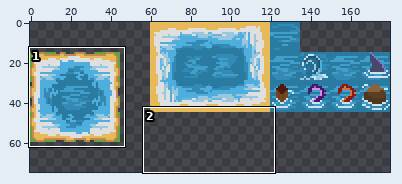
File history of a sprite sheet, src/main/resources/fantasyOcean.png. Above: a wide view before the commit, with the close-up outlined.
Close-up. First the earlier version:
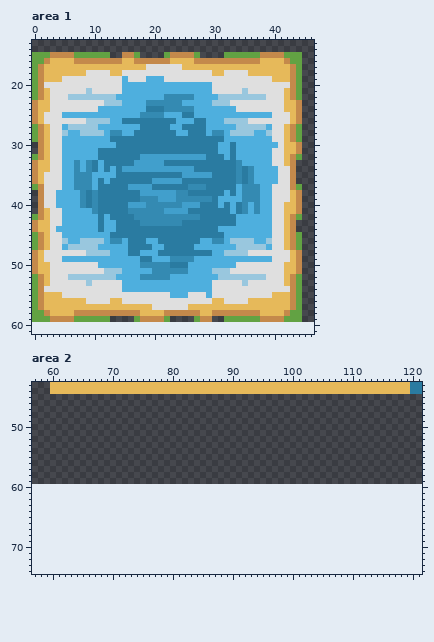
The file is 180x60 pixels. Shown: area 1: x 0..46, y 13..61; area 2: x 57..121, y 43..74. The old version is drawn lined up with the new one, on the new canvas. The commit also changed other parts of the picture, which this record leaves out.
New version:
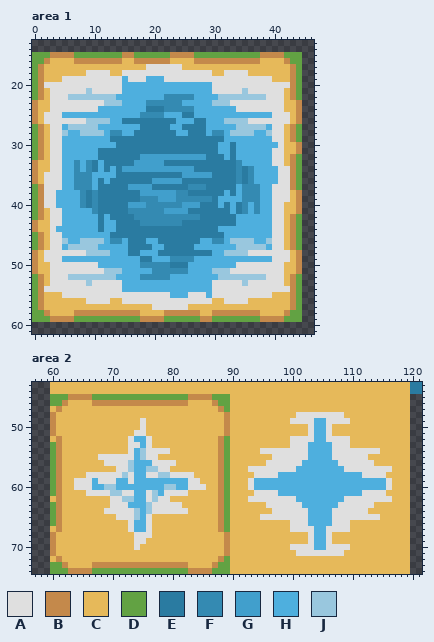
Palette (. is transparent): A #dfdfdf  B #c4894b  C #e6b95a  D #62a243  E #2a7ba1  F #348ab2  G #419fcc  H #4eafde  J #99c7de
From old to new:
canvas 180x60 -> 180x75
--- area 1
@@ x 11..33 @@
 14 .......................
-15 DD..BBD....DBBBBD....DD
+15 DDDDBBDDDDDDBBBBDDDDDDD
 16 BBBBCCBBBBBBCCCCBBBBBBB
@@ x 0..46 @@
 29 DBCAAHHHHHHHHEEEEEEEEEEEEEEEEEEEHHHHHHHHAACBD..
-30 .BCAAHHHHHHHHHEEEEEEEEEEEEEEEEEHHEHHHHHHHACCB..
-31 .BCAAHHHHHHEEEEEEEEEEEEEEEEEEEEHHEHHHHHHAACCB..
+30 DBCAAHHHHHHHHHEEEEEEEEEEEEEEEEEHHEHHHHHHHACCB..
+31 DBCAAHHHHHHEEEEEEEEEEEEEEEEEEEEHHEHHHHHHAACCB..
 32 DBCAAHHHHHHEEEEEEEGGGGGGGGGGGEEEHEHHHHHHAACBD..
-33 BCCAAHHFHFEHEEEEEGGGGGEEEEEEEEEEEEFHHHHHAACB...
-34 BCCAAHHFHFEHEHEGGGGGGGGGGGGEEEEEEEFEFHHHHAAB...
-35 BCAAAHHFFFHHHHEEEEEEEEEEEGGGGGEEEEFEFHHHHAAB...
-36 BCAAAHHFFFHEHEEEEEEEGGGGGEEEEEEEEEFEFHHHHAAB...
+33 BCCAAHHFHFEHEEEEEGGGGGEEEEEEEEEEEEFHHHHHAACBD..
+34 BCCAAHHFHFEHEHEGGGGGGGGGGGGEEEEEEEFEFHHHHAABD..
+35 BCAAAHHFFFHHHHEEEEEEEEEEEGGGGGEEEEFEFHHHHAABD..
+36 BCAAAHHFFFHEHEEEEEEEGGGGGEEEEEEEEEFEFHHHHAABD..
 37 DBAAAHHFFFHEEEEEGGGGEEEEEEFFFEEEEEHFFFHHAAABD..
-38 .BAAHHHHFEFEEEEEEEGGGGGGFFEEEEEEHEHFFFHHAAACB..
-39 .BAAHHHHFEFEEEEEEEFFFGGGFFFFFFEHHHHFFFHHAAACB..
-40 .BAAHHHHFEFEEEEEGGGFFFFFFGGGEEEHEHEFHFHHAACCB..
-41 .BCAAHHHHHFEEEEEFFFFFFGGGGEEEEEEEHEFHFHHAACCB..
+38 DBAAHHHHFEFEEEEEEEGGGGGGFFEEEEEEHEHFFFHHAAACB..
+39 DBAAHHHHFEFEEEEEEEFFFGGGFFFFFFEHHHHFFFHHAAACB..
+40 DBAAHHHHFEFEEEEEGGGFFFFFFGGGEEEHEHEFHFHHAACCB..
+41 DBCAAHHHHHFEEEEEFFFFFFGGGGEEEEEEEHEFHFHHAACCB..
 42 DBCAAHHHHHHEHEEEEFFFFFFFFFFFEEEEEEHHHHHHAACBD..
-43 BCCAAHHHHHHEHHEEEEFFFFFFFEEEEEEEEEHHHHHHAACB...
-44 BCCAHHHHHHHEHHEEEEEEEEEEEEEEEEEHHHHHHHHHAACB...
+43 BCCAAHHHHHHEHHEEEEFFFFFFFEEEEEEEEEHHHHHHAACBD..
+44 BCCAHHHHHHHEHHEEEEEEEEEEEEEEEEEHHHHHHHHHAACBD..
 45 DBCAAHHHHHHHHEEEEEEEEEEEEEEEEEEEHHHHHHHHAACBD..
@@ x 11..33 @@
 58 BBBBBBBCCCCBBBBBBCCBBBB
-59 DD....DBBBBD....DBB..DD
+59 DDDDDDDBBBBDDDDDDBBDDDD
 60 .......................
--- area 2
@@ x 57..121 @@
 44 ...CCCCCCCCCCCCCCCCCCCCCCCCCCCCCCCCCCCCCCCCCCCCCCCCCCCCCCCCCCCCEE
-45 .................................................................
-46 .................................................................
-47 .................................................................
-48 .................................................................
-49 .................................................................
-50 .................................................................
-51 .................................................................
-52 .................................................................
-53 .................................................................
-54 .................................................................
-55 .................................................................
-56 .................................................................
-57 .................................................................
-58 .................................................................
-59 .................................................................
-60 .................................................................
-61 .................................................................
-62 .................................................................
-63 .................................................................
-64 .................................................................
-65 .................................................................
-66 .................................................................
-67 .................................................................
-68 .................................................................
-69 .................................................................
-70 .................................................................
-71 .................................................................
-72 .................................................................
-73 .................................................................
-74 .................................................................
+45 ...DDDBBBBDDDDDDDDDDDDDDDDBBBBDDDCCCCCCCCCCCCCCCCCCCCCCCCCCCCCC..
+46 ...DDBCCCCBBBBBBBBBBBBBBBBCCCCBDDCCCCCCCCCCCCCCCCCCCCCCCCCCCCCC..
+47 ...CBCCCCCCCCCCCCCCCCCCCCCCCCCCBDCCCCCCCCCCCCCCCCCCCCCCCCCCCCCC..
+48 ...BCCCCCCCCCCCCCCCCCCCCCCCCCCCCBCCCCCCCCCCCAAAAAAAACCCCCCCCCCC..
+49 ...BCCCCCCCCCCCCCCACCCCCCCCCCCCCBCCCCCCCCCCAAAAHHAAAACCCCCCCCCC..
+50 ...BCCCCCCCCCCCCCCACCCCCCCCCCCCCBCCCCCCCCCCCCCAHHACCCCCCCCCCCCC..
+51 ...BCCCCCCCCCCCCCAACCCCCCCCCCCCCBCCCCCCCCCCCCCAHHACCCCCCCCCCCCC..
+52 ...CBCCCCCCCCCCCAHHACCCCCCCCCCCBDCCCCCCCCCCAAAAHHAAAACCCCCCCCCC..
+53 ...DBCCCCCCCCCCCAAHACCCCCCCCCCCBDCCCCCCCCCCAAAHHHHAAACCCCCCCCCC..
+54 ...DBCCCCCCCCCCCAHJAAAACCCCCCCCBDCCCCCAAAAAAAAHHHHAAAAAAAACCCCC..
+55 ...DBCCCCCCAAAAAAHJAACCCCCCCCCCBDCCCCCCCAAAAAAHHHHAAAAAACCCCCCC..
+56 ...DBCCCCCCCAAAAJHHHAAAACCCCCCCBDCCCCCCAAAAAAHHHHHHAAAAAACCCCCC..
+57 ...DBCCCCCCCCCAAJHHJJAACCCCCCCCBDCCCAAAAAAAAHHHHHHHHAAAAAAAACCC..
+58 ...DBCCCCAAAAAAJAHHAAJJAAAACCCCBDCCCCAAAAHHHHHHHHHHHHHHAAAACCCC..
+59 ...DBCCAAAHAAAHHAHHHHHHHHHAACCCBDCCCAHHHHHHHHHHHHHHHHHHHHHHACCC..
+60 ...DBCCAAAHHJJHHHHHHHHJJHHAAACCBDCCCAHHHHHHHHHHHHHHHHHHHHHHACCC..
+61 ...DBCCCCAAAAJJAAHHAJHAAAACCCCCBDCCCCAAAAHHHHHHHHHHHHHHAAAACCCC..
+62 ...CBCCCCCCCCAAJJHHAJAACCCCCCCCBDCCCAAAAAAAAHHHHHHHHAAAAAAAACCC..
+63 ...DBCCCCCCCCAAAHHHJAAAAACCCCCCBDCCCCCCAAAAAAHHHHHHAAAAAACCCCCC..
+64 ...DBCCCCCCCAAAAAJHJAAAAAACCCCCBDCCCCCCCAAAAAAHHHHAAAAAACCCCCCC..
+65 ...DBCCCCCCCCCAAAJHACCCCCCCCCCCBDCCCCCAAAAAAAAHHHHAAAAAAAACCCCC..
+66 ...DBCCCCCCCCCCCAHHACCCCCCCCCCCBDCCCCCCCCCCAAAHHHHAAACCCCCCCCCC..
+67 ...CBCCCCCCCCCCCAHHACCCCCCCCCCCBDCCCCCCCCCCAAAAHHAAAACCCCCCCCCC..
+68 ...BCCCCCCCCCCCCCAAACCCCCCCCCCCCBCCCCCCCCCCCCCAHHACCCCCCCCCCCCC..
+69 ...BCCCCCCCCCCCCCAACCCCCCCCCCCCCBCCCCCCCCCCCCCAHHACCCCCCCCCCCCC..
+70 ...BCCCCCCCCCCCCCACCCCCCCCCCCCCCBCCCCCCCCCCAAAAHHAAAACCCCCCCCCC..
+71 ...BCCCCCCCCCCCCCCCCCCCCCCCCCCCCBCCCCCCCCCCCAAAAAAAACCCCCCCCCCC..
+72 ...CBCCCCCCCCCCCCCCCCCCCCCCCCCCBDCCCCCCCCCCCCCCCCCCCCCCCCCCCCCC..
+73 ...DDBCCCCBBBBBBBBBBBBBBBBCCCCBDDCCCCCCCCCCCCCCCCCCCCCCCCCCCCCC..
+74 ...DDDBBBBDDDDDDDDDDDDDDDDBBBBDDDCCCCCCCCCCCCCCCCCCCCCCCCCCCCCC..
